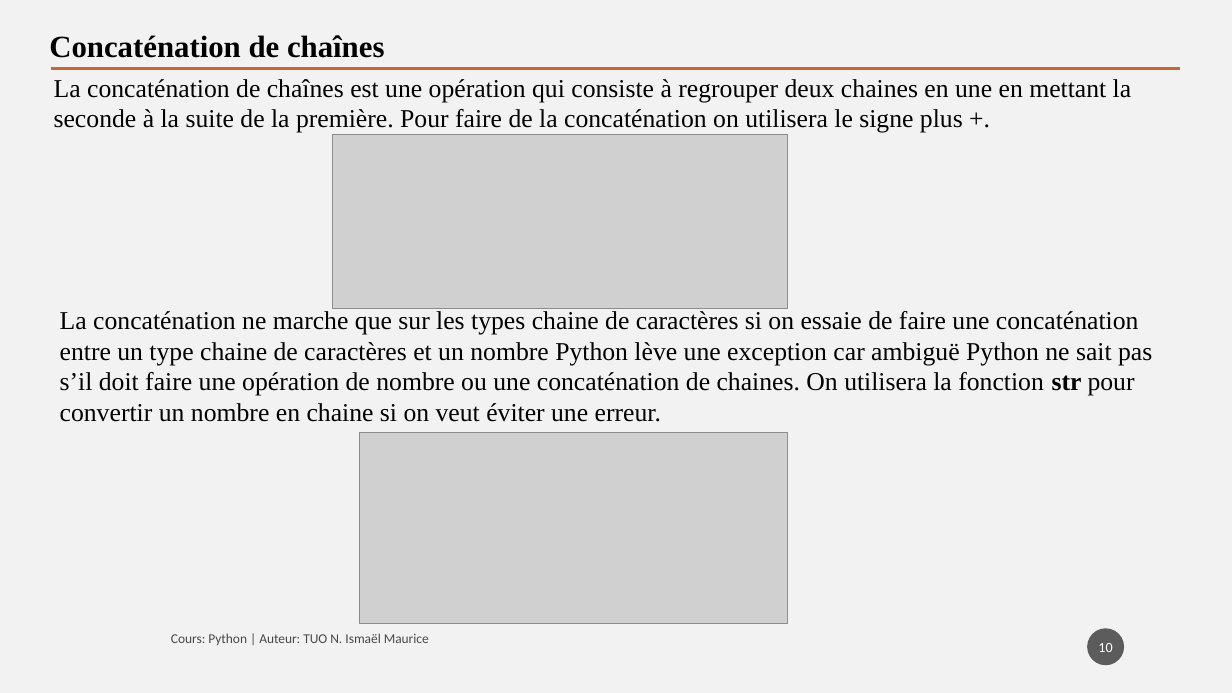
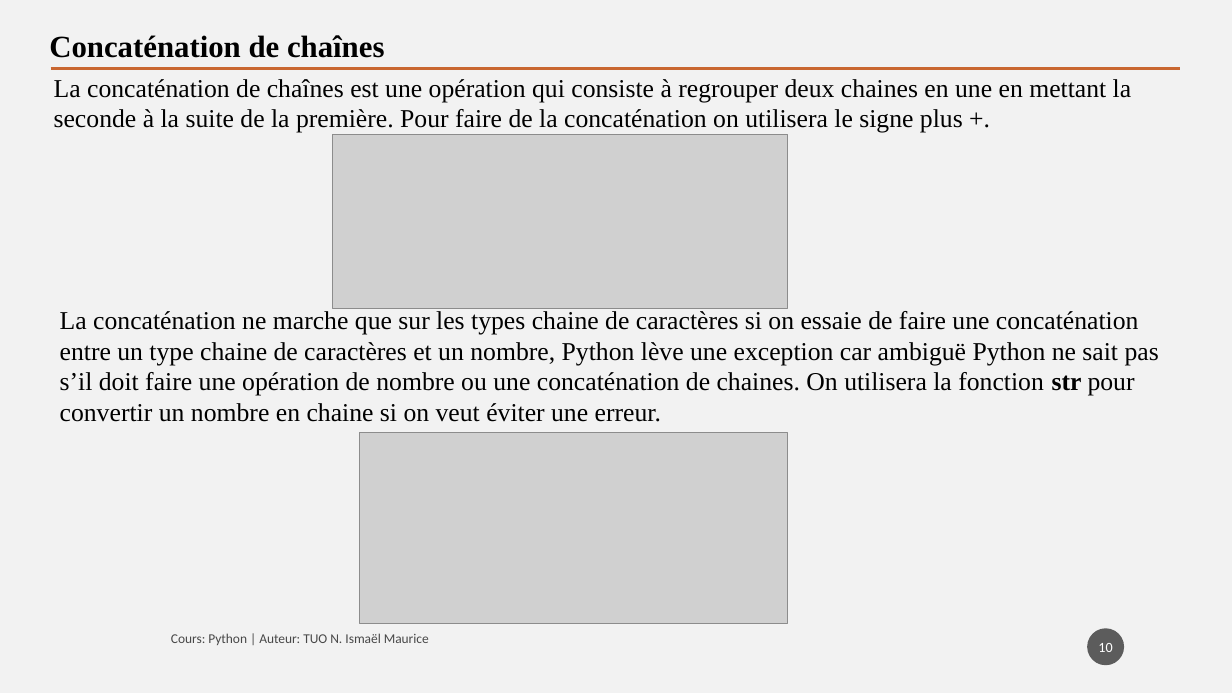
Before and after one commit to tisma95/cours-python, a slide deck: slide 10 of source/Chapitre 8 - Les chaines de caractères.pptx. Drawn at 1232x693 pixels with LibreOffice and Linux fonts; fonts in the diff are those of the drawing; grey boxes stand for pictures. Boxes give left, top, right and bottom in pixels: in the first picture for what was removed or moved away, otherwise in the second. Text is boxed around its words. In the diff, an @@ line names an element or a change of style, - is before the commit and + after.

```diff
--- a/source/Chapitre 8 - Les chaines de caractères.pptx
+++ b/source/Chapitre 8 - Les chaines de caractères.pptx
@@ text at bbox=[60, 308, 1159, 422]: text changed @@
-La concaténation ne marche que sur les types chaine de caractères si on essaie de faire une concaténation entre un type chaine de caractères et un nombre Python lève une exception car ambiguë Python ne sait pas s’il doit faire une opération de nombre ou une concaténation de chaines. On utilisera la fonction str pour convertir un nombre en chaine si on veut éviter une erreur.
+La concaténation ne marche que sur les types chaine de caractères si on essaie de faire une concaténation entre un type chaine de caractères et un nombre, Python lève une exception car ambiguë Python ne sait pas s’il doit faire une opération de nombre ou une concaténation de chaines. On utilisera la fonction str pour convertir un nombre en chaine si on veut éviter une erreur.
```
Also in this commit, not shown: 10 other slides changed, 3 other files.
